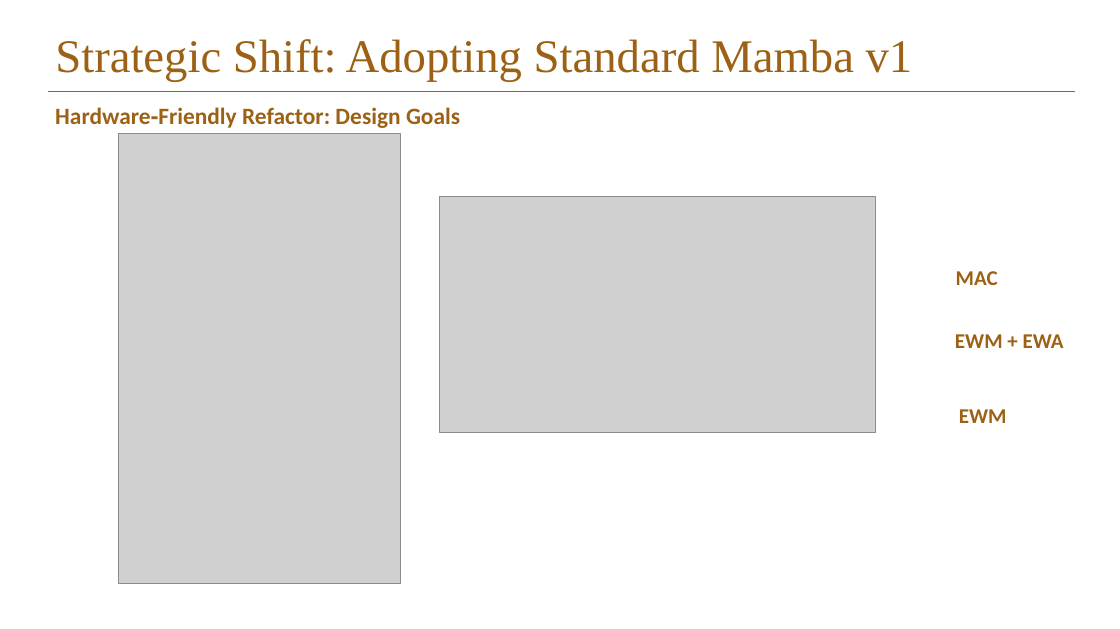
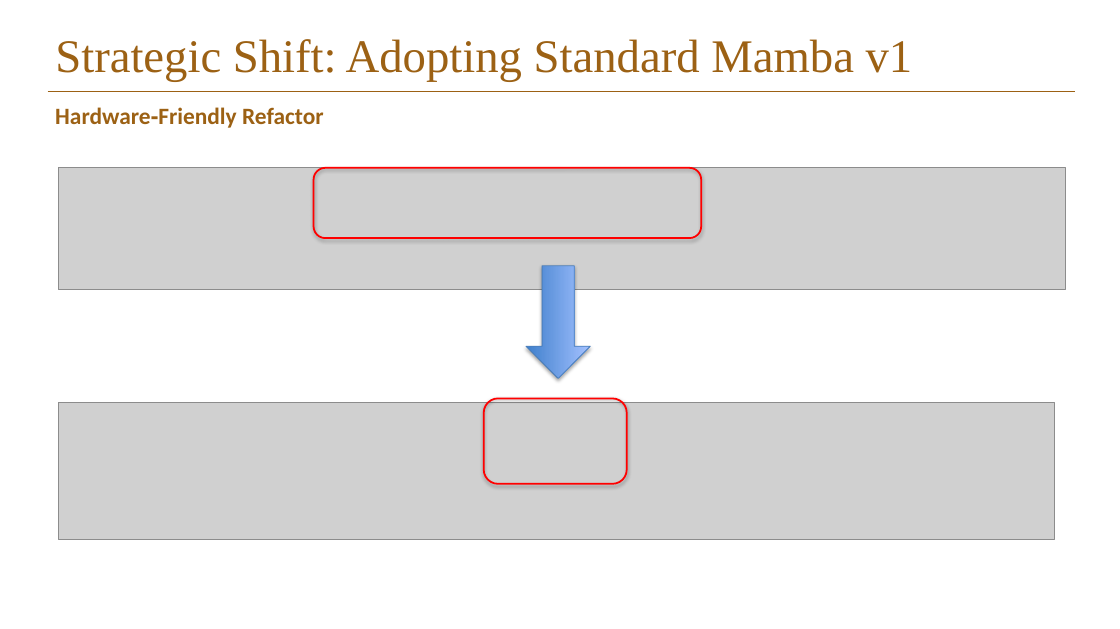
Before and after one commit to Elison-debug/Cmamba_reconstruct, a slide deck: slide 19 of pre-ssm.pptx (slide 28 before the commit). Drawn at 1120x629 pixels with LibreOffice and Linux fonts; fonts in the diff are those of the drawing; grey boxes stand for pictures; background and template pictures are left out. Boxes give left, top, right and bottom in pixels: in the first picture for what was removed or moved away, otherwise in the second. Text is boxed around its words. In the diff, an @@ line names an element or a change of style, - is before the commit and + after.

```diff
--- a/pre-ssm.pptx
+++ b/pre-ssm.pptx
@@ text at (x1=55, y1=107, x2=324, y2=128): text changed @@
-Hardware‑Friendly Refactor: Design Goals
+Hardware‑Friendly Refactor
@@ picture removed at (x1=119, y1=134, x2=401, y2=584) @@
@@ picture added at (x1=58, y1=168, x2=1064, y2=290) @@
@@ rounded rectangle added at (x1=314, y1=168, x2=702, y2=239), outline #FF0000 1.5 pt @@
@@ picture removed at (x1=440, y1=197, x2=876, y2=433) @@
@@ right arrow added at (x1=526, y1=266, x2=590, y2=379), fill gradient #3F80CE to #A4C4FF, outline #4B7EBC 0.75 pt @@
@@ text removed at (x1=956, y1=271, x2=998, y2=285) @@
-MAC
@@ text removed at (x1=955, y1=334, x2=1064, y2=348) @@
-EWM + EWA
@@ picture added at (x1=58, y1=403, x2=1054, y2=539) @@
@@ rounded rectangle added at (x1=484, y1=399, x2=627, y2=485), outline #FF0000 1.5 pt @@
@@ text removed at (x1=959, y1=409, x2=1007, y2=423) @@
-EWM
```
Also in this commit, not shown: 12 other slides changed, 1 slide added, 9 slides removed, 2 other files.
